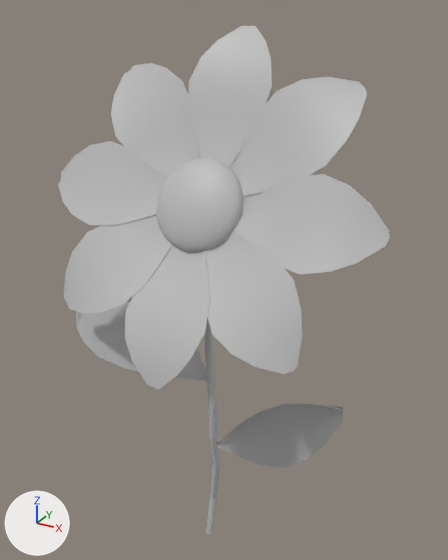
Two versions of the FBX model SoA-Unity/Assets/Models/Environment/park_flower.fbx, one commit apart.
Camera for both pictures: a camera (50 mm lens) standing at (0.042, -0.0703, 0.0868) and looking at (0.0016, 0.0033, 0.05). Every picture has the same lights, and +X, +Y and +Z are marked at lower left. Where no turn or scale is listed for an object, it has been applied to the vertices.
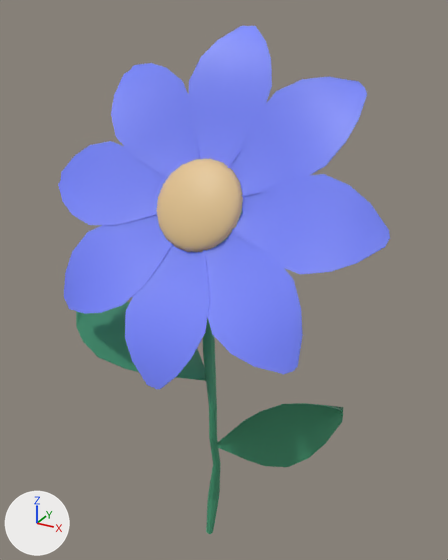
Location of each change, (x1, y1, x2, y2) in pixels of the pictures (448 x 560 px):
'polySurface2', recoloured, surface changed (grey to blue)
    both: (58, 26, 390, 389)
'polySurface11', recoloured, surface changed (grey to green)
    both: (76, 302, 343, 467)
'polySurface3', recoloured (grey to beige)
    both: (156, 158, 243, 252)
'pCylinder1', recoloured (grey to green)
    both: (203, 319, 221, 534)

Diff of the bpy script that builds the scene:
```diff
--- a/SoA-Unity/Assets/Models/Environment/park_flower.fbx.py
+++ b/SoA-Unity/Assets/Models/Environment/park_flower.fbx.py
@@ img_texture_flower_4_png @@
+img_texture_flower_4_png = load_image('texture-flower-4.png', '../../Resources/Textures/Flowers/texture-flower-4.png', 20, 20, 'sRGB')
@@ mat_flower @@
+mat_flower = principled_material('flower')
+mat_flower.texture = img_texture_flower_4_png
@@ me_mesh @@
 me_mesh.from_pydata(...)  # 382 vertices, 400 faces; spans x -0.00652..0.00652, y -0.00369..0.00369, z -0.00577..0.00577
-me_mesh.materials.append(mat_lambert1)  # grey #bcbcbc
+me_mesh.materials.append(mat_flower)  # picture img_texture_flower_4_png
@@ me_mesh_001 @@
 me_mesh_001.from_pydata(...)  # 72 vertices, 80 faces; spans x -0.0011..0.0018, y -0.0008..0.0019, z -0.0354..0.0243
-me_mesh_001.materials.append(mat_lambert1)  # grey #bcbcbc
+me_mesh_001.materials.append(mat_flower)  # picture img_texture_flower_4_png
@@ me_mesh_002 @@
 me_mesh_002.from_pydata(...)  # 336 vertices, 320 faces; spans x -0.0255..0.0255, y -0.012..0.0134, z -0.0227..0.0218
 # used by ob_polysurface2; location = (0.0005, -0.0013, 0.0627)
-me_mesh_002.materials.append(mat_lambert1)  # grey #bcbcbc
+# me_mesh_002 part 1: texture (UV) coordinates of 320 of 320 faces, centred in x -0.0254..0.0254, y -0.0118..0.0131, z -0.0225..0.0218, changed; they spanned u 0.12..0.88, v 0.0..1.0 and now span u 0.67..0.86, v 0.66..0.85
+me_mesh_002.materials.append(mat_flower)  # picture img_texture_flower_4_png
@@ me_mesh_003 @@
 me_mesh_003.from_pydata(...)  # 84 vertices, 80 faces; spans x -0.0208..0.0203, y -0.0069..0.007, z -0.0101..0.0144
 # used by ob_polysurface11; location = (0.0007, -0.002, 0.0304)
-me_mesh_003.materials.append(mat_lambert1)  # grey #bcbcbc
+# me_mesh_003 part 2: texture (UV) coordinates of 80 of 80 faces, centred in x -0.0205..0.0201, y -0.0068..0.0063, z -0.0101..0.0143, changed; they spanned u 0.12..0.88, v 0.0..1.0 and now span u 0.09..0.36, v 0.63..0.84
+me_mesh_003.materials.append(mat_flower)  # picture img_texture_flower_4_png
```
